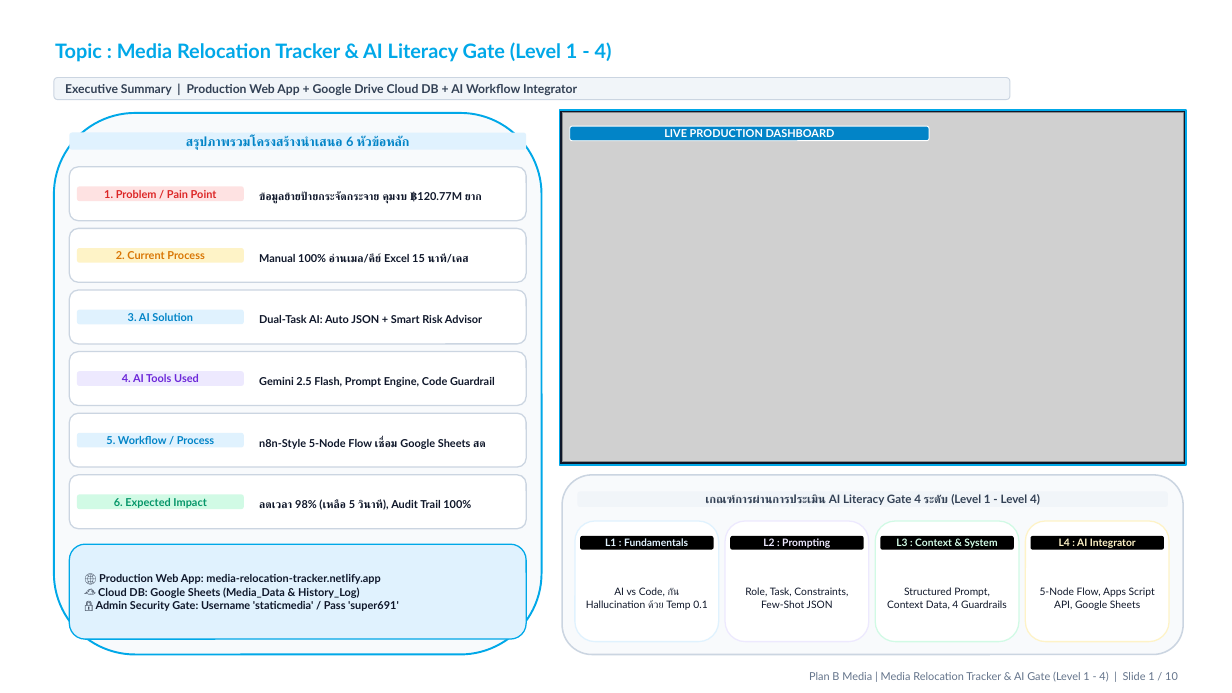
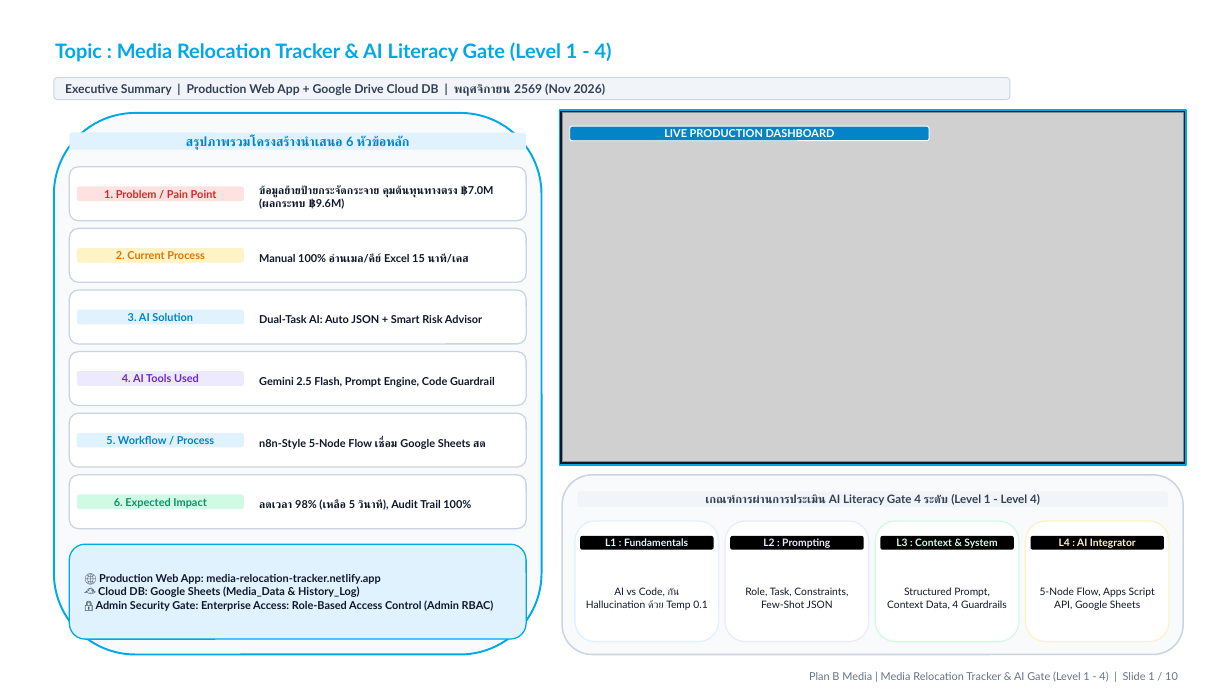
Before and after one commit to wasusangthong-sketch/media_relocation_dist, a slide deck: slide 1 of AI_Gate_Committee_Presentation_10slides.pptx. Drawn at 1232x693 pixels with LibreOffice and Linux fonts; fonts in the diff are those of the drawing; grey boxes stand for pictures; background and template pictures are left out. Boxes give left, top, right and bottom in pixels: in the first picture for what was removed or moved away, otherwise in the second. Text is boxed around its words. In the diff, an @@ line names an element or a change of style, - is before the commit and + after.

Commit message:
fix(presentation): resolve all 5 evaluator observations (security redaction, 75 signs/7.0M budget alignment, self-assessment tone, and guardrail precision)

```diff
--- a/AI_Gate_Committee_Presentation_10slides.pptx
+++ b/AI_Gate_Committee_Presentation_10slides.pptx
@@ text in rounded rectangle at box(65, 83, 606, 96): text changed @@
-Executive Summary | Production Web App + Google Drive Cloud DB + AI Workflow Integrator
+Executive Summary | Production Web App + Google Drive Cloud DB | พฤศจิกายน 2569 (Nov 2026)
@@ text at box(259, 185, 494, 209): text changed @@
-ข้อมูลย้ายป้ายกระจัดกระจาย คุมงบ ฿120.77M ยาก
+ข้อมูลย้ายป้ายกระจัดกระจาย คุมต้นทุนทางตรง ฿7.0M (ผลกระทบ ฿9.6M)
@@ text at box(96, 600, 494, 611): text changed @@
-🔒 Admin Security Gate: Username 'staticmedia' / Pass 'super691'
+🔒 Admin Security Gate: Enterprise Access: Role-Based Access Control (Admin RBAC)
```
Also in this commit, not shown: 5 other slides changed, 1 other file.
